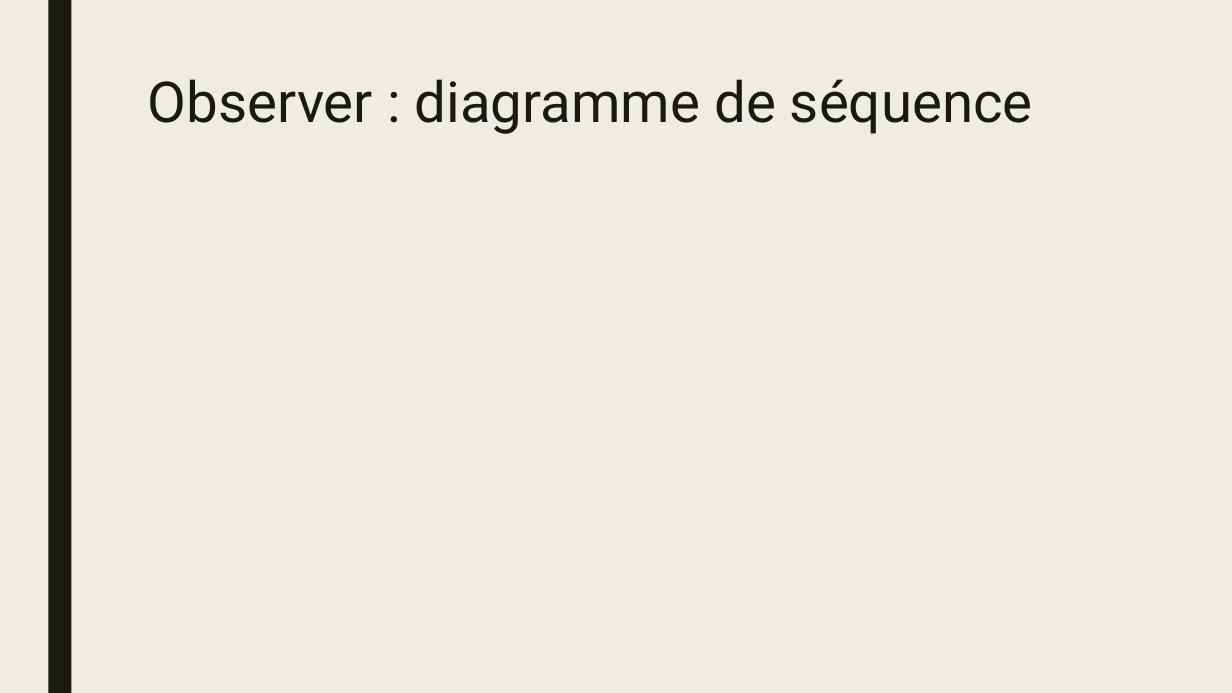
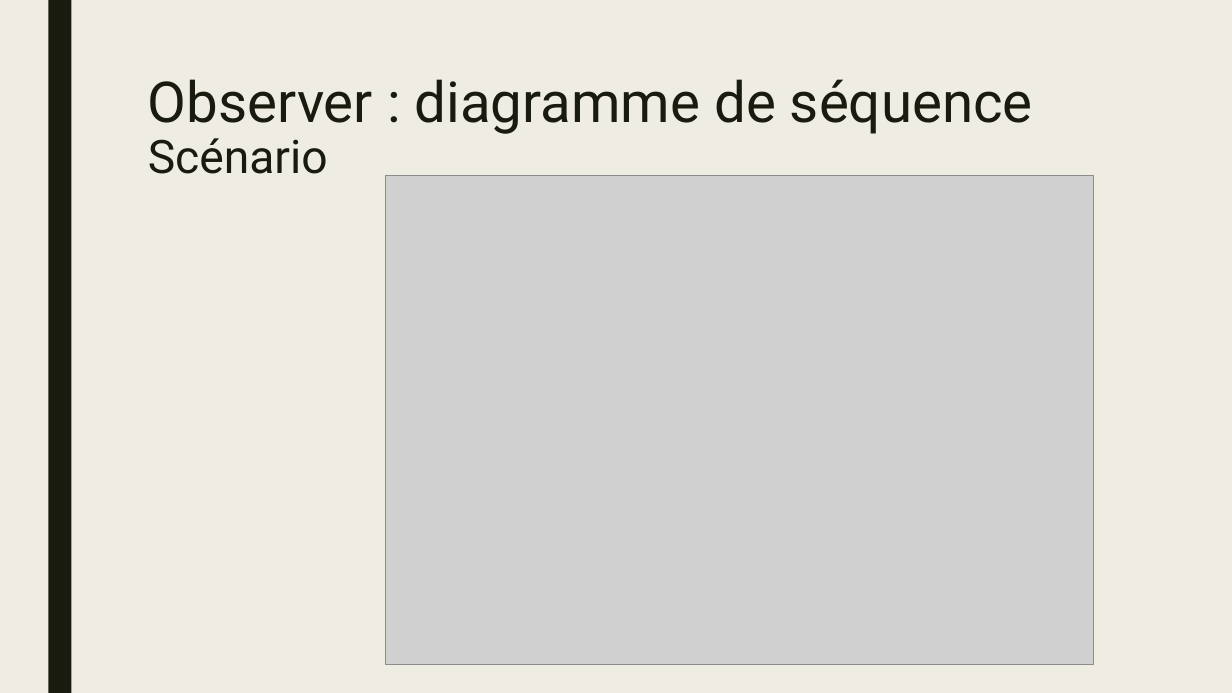
Before and after one commit to klagrassa/observer_dp, a slide deck: slide 4 of presentation.pptx. Drawn at 1232x693 pixels with LibreOffice and Linux fonts; fonts in the diff are those of the drawing; grey boxes stand for pictures. Boxes give left, top, right and bottom in pixels: in the first picture for what was removed or moved away, otherwise in the second. Text is boxed around its words. In the diff, an @@ line names an element or a change of style, - is before the commit and + after.

```diff
--- a/presentation.pptx
+++ b/presentation.pptx
@@ title at [148,79,1033,174]: text changed @@
-Observer : diagramme de séquence
+Observer : diagramme de séquence
+Scénario
@@ picture added at [385,175,1093,665] @@
```
Also in this commit, not shown: 3 other slides changed, 2 slides added, 1 slide removed, 13 other files.
